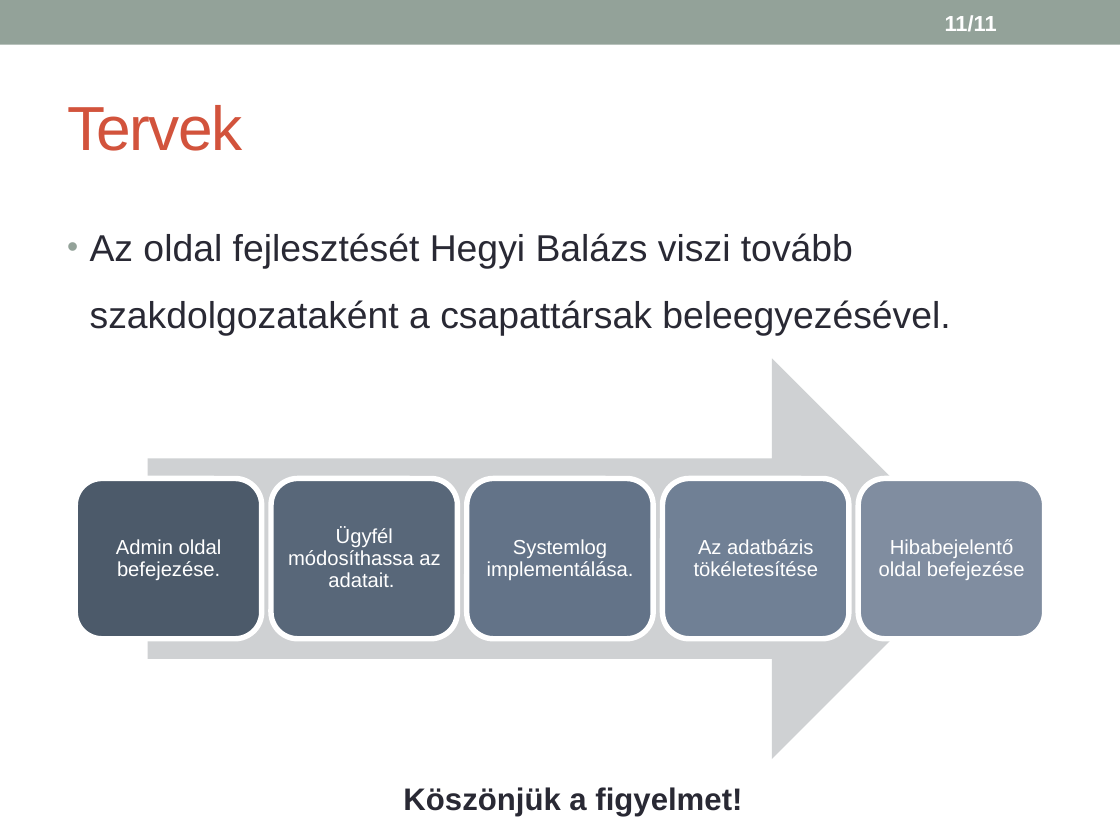
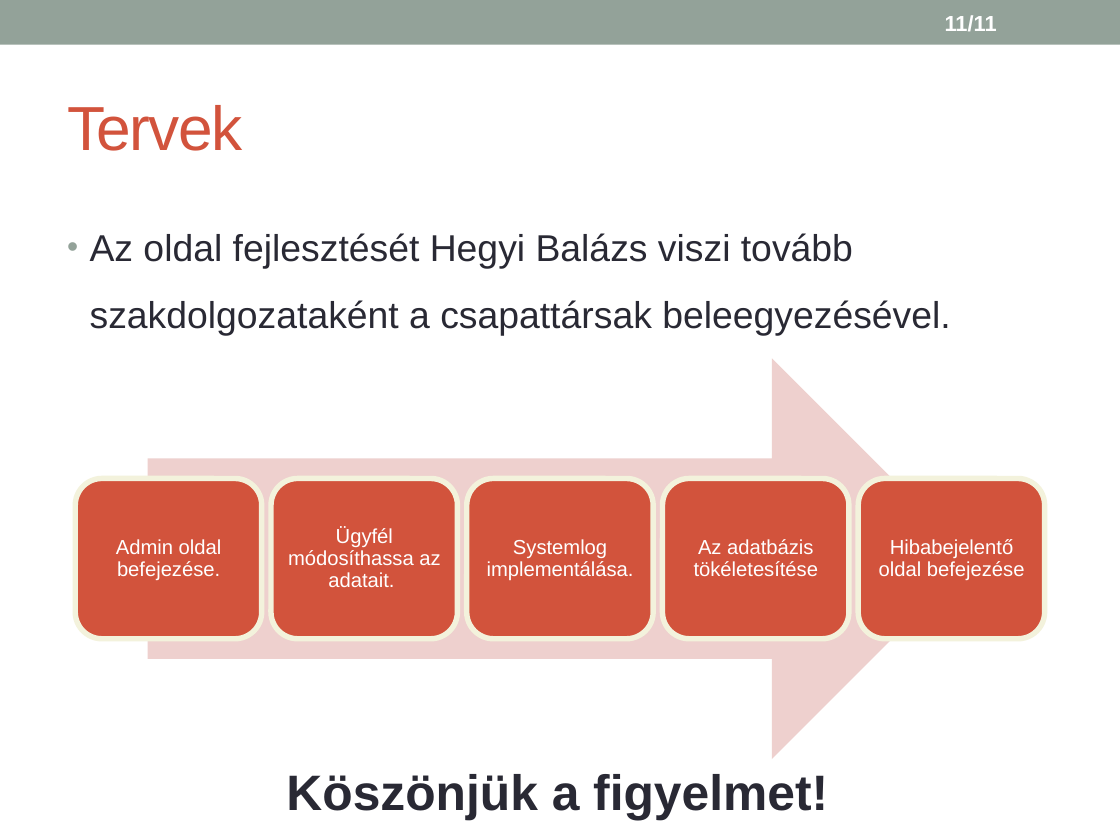
Before and after one commit to HegyiBazsi/Project-LAB-or-DIE, a slide deck: slide 11 of 2_bemutato.pptx. Drawn at 1120x840 pixels with LibreOffice and Linux fonts; fonts in the diff are those of the drawing. Boxes give left, top, right and bottom in pixels: in the first picture for what was removed or moved away, otherwise in the second. Text is boxed around its words. In the diff, an @@ line names an element or a change of style, - is before the commit and + after.

```diff
--- a/2_bemutato.pptx
+++ b/2_bemutato.pptx
@@ right arrow at [148, 358, 972, 759]: fill #D0D2D4 to #EED1CE @@
@@ rounded rectangle at [75, 478, 261, 638]: fill #4C5A6A to #D2533C; outline #FFFFFF 3.5 pt to #F3F2DC 3.5 pt @@
@@ rounded rectangle at [271, 478, 457, 638]: fill #586779 to #D2533C; outline #FFFFFF 3.5 pt to #F3F2DC 3.5 pt @@
@@ rounded rectangle at [467, 478, 653, 638]: fill #637388 to #D2533C; outline #FFFFFF 3.5 pt to #F3F2DC 3.5 pt @@
@@ rounded rectangle at [663, 478, 849, 638]: fill #708095 to #D2533C; outline #FFFFFF 3.5 pt to #F3F2DC 3.5 pt @@
@@ rounded rectangle at [858, 478, 1044, 638]: fill #808DA0 to #D2533C; outline #FFFFFF 3.5 pt to #F3F2DC 3.5 pt @@
@@ text "Köszönjük a figyelmet!": place and size @@
-text "Köszönjük a figyelmet!" at [403, 787, 742, 816]
+text "Köszönjük a figyelmet!" at [286, 774, 828, 820]
@@ text "Köszönjük a figyelmet!" at [286, 774, 828, 820]: size 20 to 32 pt @@
```
Also in this commit, not shown: 3 other slides changed, 1 slide added, 1 slide removed.
